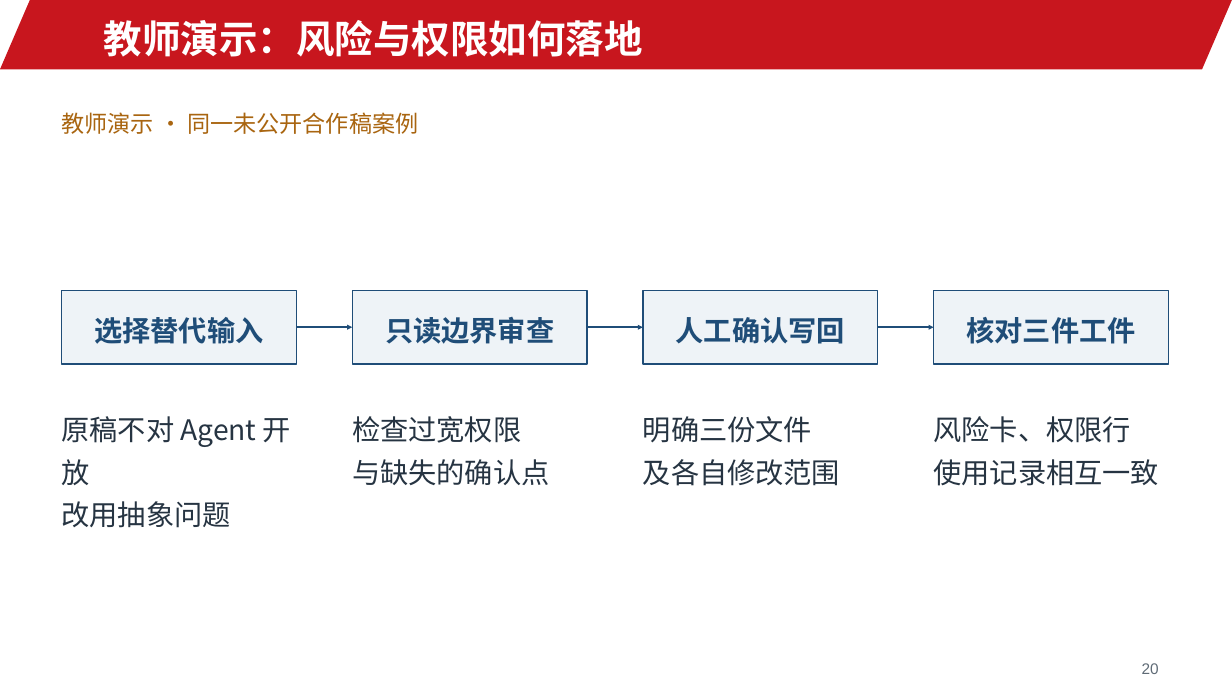
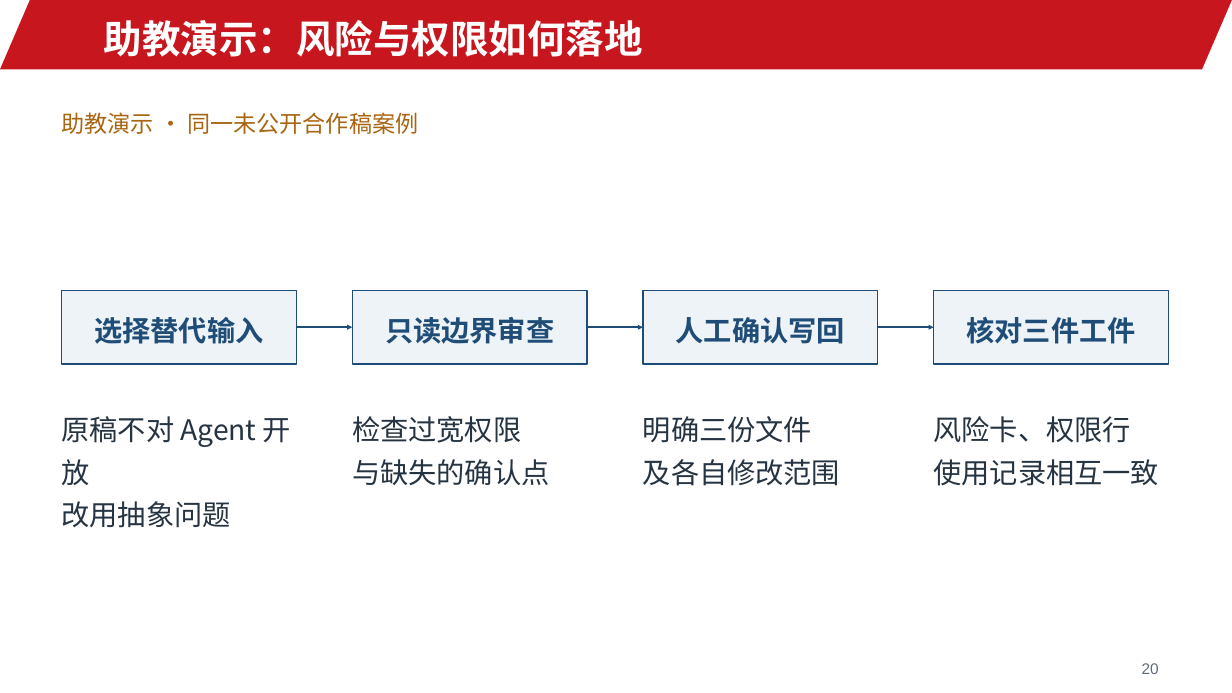
Before and after one commit to jinyh/ai4research, a slide deck: slide 20 of lessons/lesson-02/slides.pptx. Drawn at 1232x693 pixels with LibreOffice and Linux fonts; fonts in the diff are those of the drawing; background and template pictures are left out. Boxes give left, top, right and bottom in pixels: in the first picture for what was removed or moved away, otherwise in the second. Text is boxed around its words. In the diff, an @@ line names an element or a change of style, - is before the commit and + after.

```diff
--- a/lessons/lesson-02/slides.pptx
+++ b/lessons/lesson-02/slides.pptx
@@ text at <box>104,20,643,57</box>: text changed @@
-教师演示：风险与权限如何落地
+助教演示：风险与权限如何落地
@@ text at <box>62,112,418,134</box>: text changed @@
-教师演示 · 同一未公开合作稿案例
+助教演示 · 同一未公开合作稿案例
```
Also in this commit, not shown: 2 other slides changed, 8 other files.
